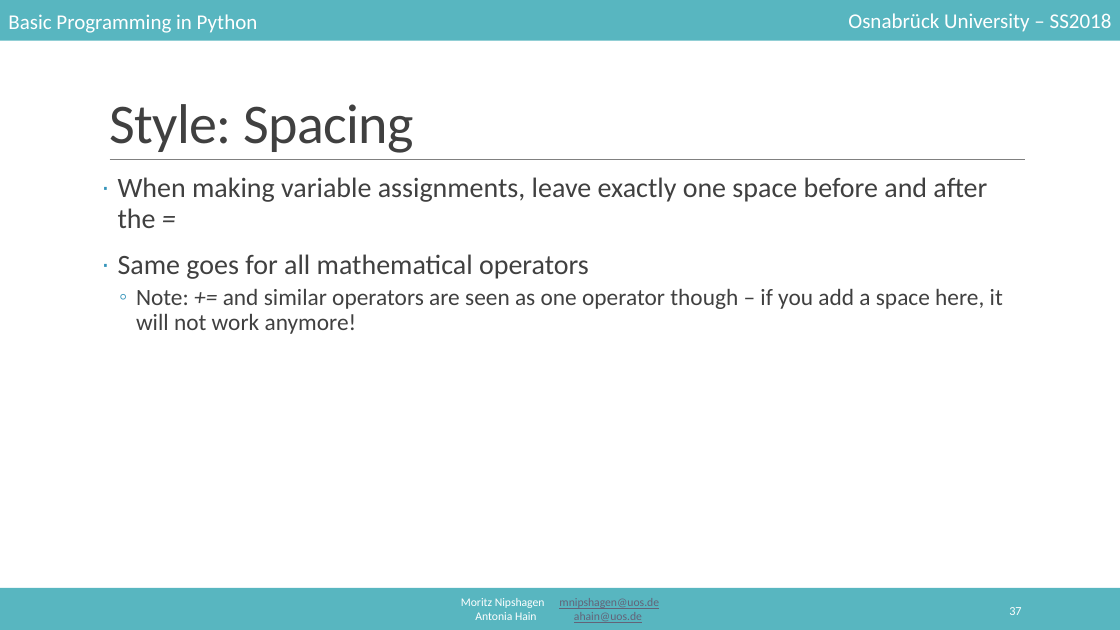
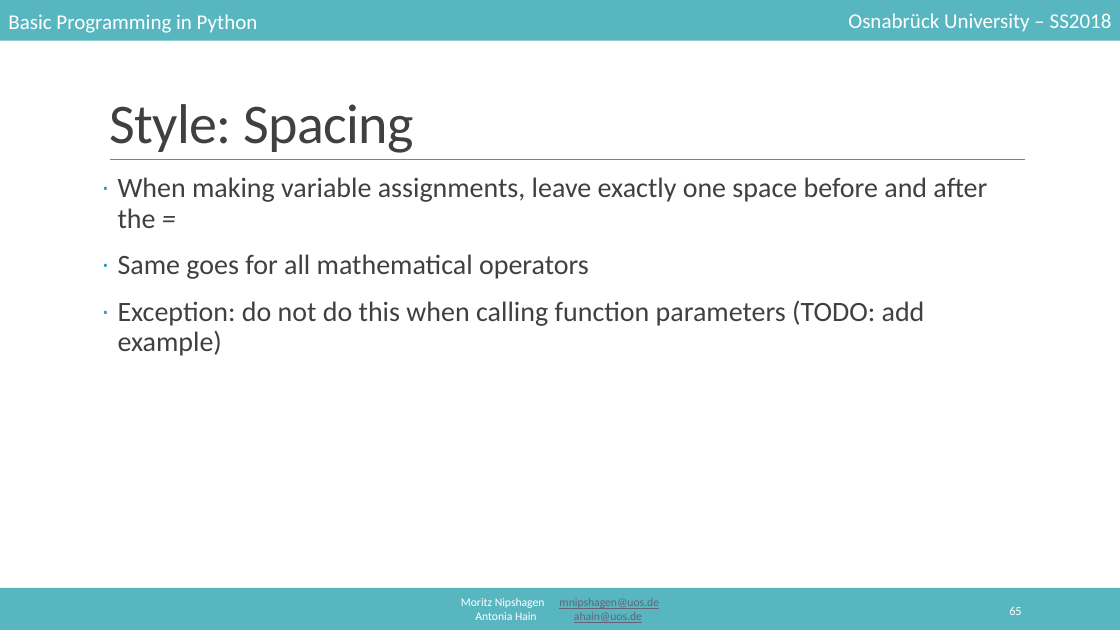
Before and after one commit to mnipshagen/monty, a slide deck: slide 65 of 2018/02/Syntax_and_variables.pptx (slide 37 before the commit). Drawn at 1120x630 pixels with LibreOffice and Linux fonts; fonts in the diff are those of the drawing. Boxes give left, top, right and bottom in pixels: in the first picture for what was removed or moved away, otherwise in the second. Text is boxed around its words. In the diff, an @@ line names an element or a change of style, - is before the commit and + after.

```diff
--- a/2018/02/Syntax_and_variables.pptx
+++ b/2018/02/Syntax_and_variables.pptx
@@ text at bbox=[118, 301, 925, 356]: text changed; size 20 to 24 pt @@
-  ◦ Note: += and similar operators are seen as one operator though – if you add a space here, it will not work anymore!
+· Exception: do not do this when calling function parameters (TODO: add example)
@@ page number at bbox=[1009, 606, 1021, 615]: text changed @@
-37
+65
```
Also in this commit, not shown: 20 other slides changed, 31 slides added, 1 other file.
